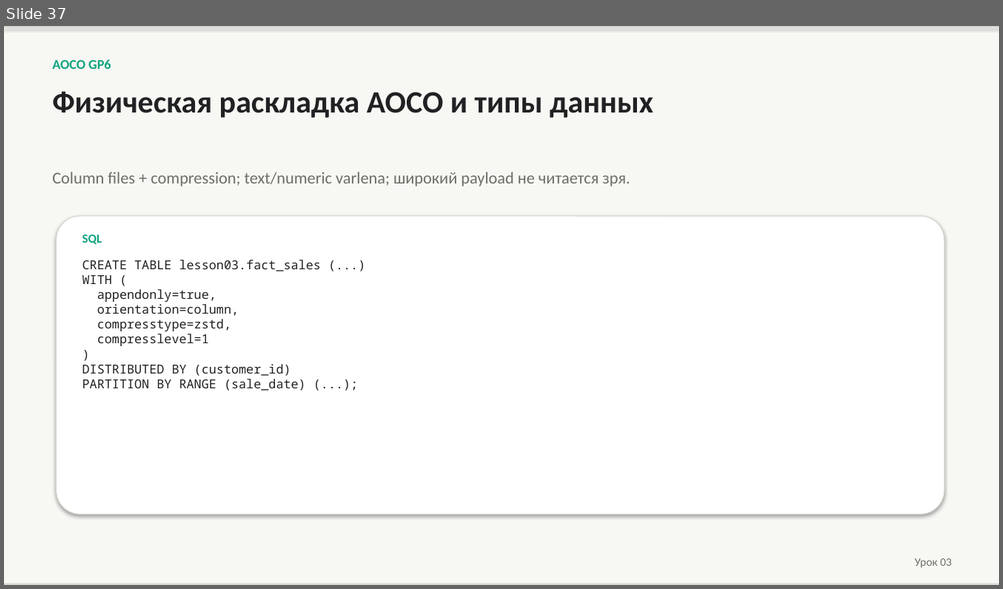
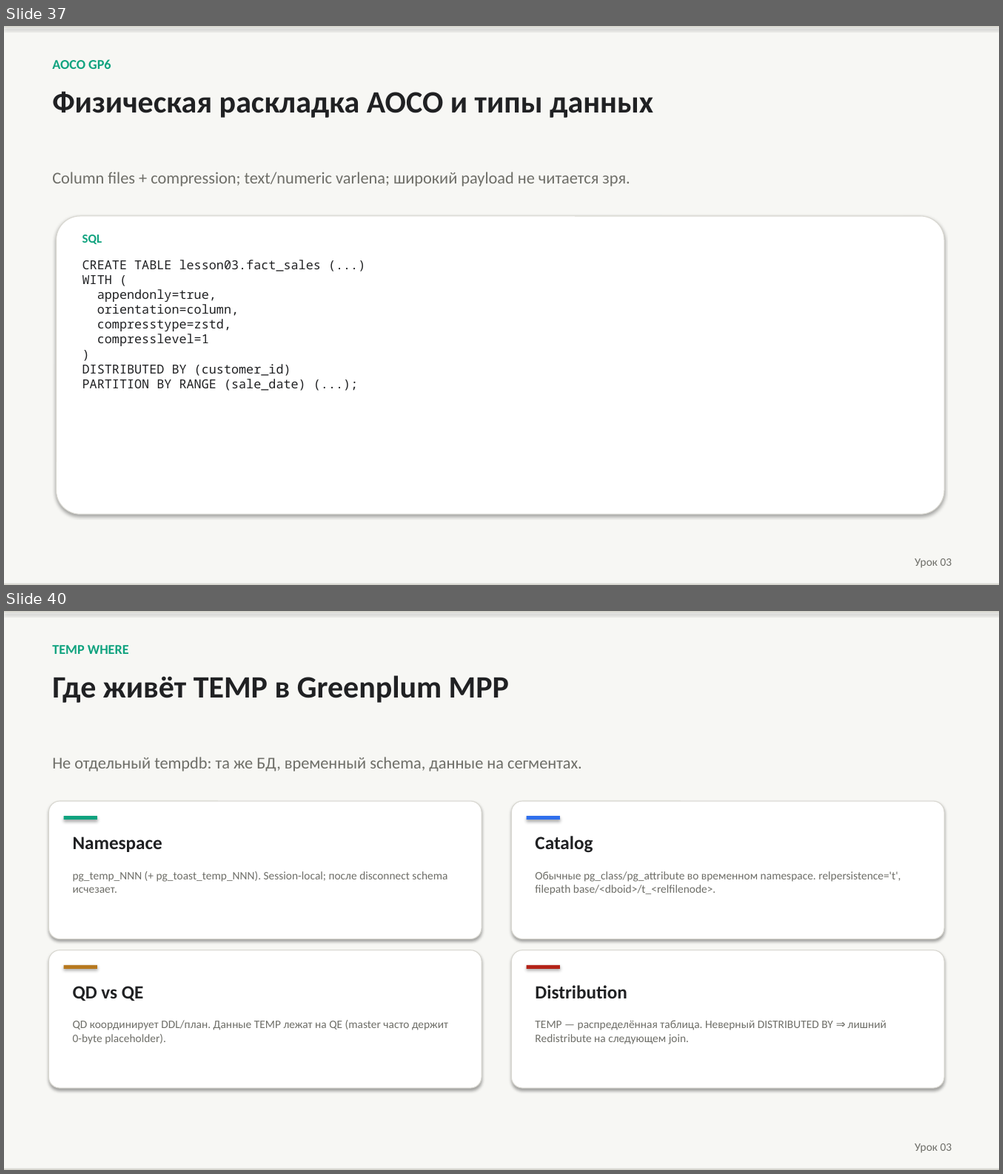
Before and after one commit to PaulKov/de-mentor, a slide deck: artifacts/greenplum-query-tuning-theory.pptx. Shown one above the other, each under a label of ours: slide 37 before the commit, slides 37 and 40 after it; the slides between them are not shown. The pictures are 1003x589 and 1003x1174 pixels, drawn with LibreOffice and Linux fonts; fonts in the diff are those of the drawing. Boxes give left, top, right and bottom in pixels: in the first picture for what was removed or moved away, otherwise in the second. Text is boxed around its words. In the diff, an @@ line names an element or a change of style, - is before the commit and + after.

```diff
--- a/artifacts/greenplum-query-tuning-theory.pptx
+++ b/artifacts/greenplum-query-tuning-theory.pptx
@@ slide 40 added at (4, 611, 999, 1170), background #FFFFFF @@
@@ rectangle added at (4, 611, 999, 1170), fill #F7F7F4 @@
@@ rectangle added at (4, 611, 999, 612), fill #D8D7D0 @@
@@ text added at (52, 645, 129, 654), 13 pt, text #10A37F, bold @@
+TEMP WHERE
@@ text added at (52, 675, 509, 703), 30 pt, text #202123, bold @@
+Где живёт TEMP в Greenplum MPP
@@ text added at (52, 757, 582, 772), 16 pt, text #6E6E68 @@
+Не отдельный tempdb: та же БД, временный schema, данные на сегментах.
@@ rounded rectangle added at (48, 801, 481, 940), fill #FFFFFF, outline #D8D7D0 0.75 pt @@
@@ rounded rectangle added at (512, 801, 944, 940), fill #FFFFFF, outline #D8D7D0 0.75 pt @@
@@ rectangle added at (64, 816, 97, 820), fill #10A37F @@
@@ rectangle added at (526, 816, 560, 820), fill #2F6FED @@
@@ text added at (73, 837, 162, 852), 18 pt, text #202123, bold @@
+Namespace
@@ text added at (535, 836, 592, 853), 18 pt, text #202123, bold @@
+Catalog
@@ text added at (73, 871, 447, 893), 11 pt, text #6E6E68 @@
+pg_temp_NNN (+ pg_toast_temp_NNN). Session-local; после disconnect schema исчезает.
@@ text added at (535, 871, 900, 895), 11 pt, text #6E6E68 @@
+Обычные pg_class/pg_attribute во временном namespace. relpersistence='t', filepath base/<dboid>/t_<relfilenode>.
@@ rounded rectangle added at (48, 951, 481, 1088), fill #FFFFFF, outline #D8D7D0 0.75 pt @@
@@ rectangle added at (64, 965, 97, 969), fill #B7791F @@
@@ rounded rectangle added at (512, 951, 944, 1088), fill #FFFFFF, outline #D8D7D0 0.75 pt @@
@@ rectangle added at (526, 965, 560, 969), fill #B42318 @@
@@ text added at (73, 986, 144, 1001), 18 pt, text #202123, bold @@
+QD vs QE
@@ text added at (535, 985, 626, 999), 18 pt, text #202123, bold @@
+Distribution
@@ text added at (73, 1020, 448, 1045), 11 pt, text #6E6E68 @@
+QD координирует DDL/план. Данные TEMP лежат на QE (master часто держит 0-byte placeholder).
@@ text added at (535, 1020, 886, 1045), 11 pt, text #6E6E68 @@
+TEMP — распределённая таблица. Неверный DISTRIBUTED BY ⇒ лишний Redistribute на следующем join.
@@ text added at (914, 1144, 952, 1153), 11 pt, text #6E6E68 @@
+Урок 03
@@ rectangle added at (4, 1169, 999, 1170), fill #D8D7D0 @@
```
Also in this commit, not shown: 2 slides changed, 10 other slides added, 2 slides removed, 33 other files.
